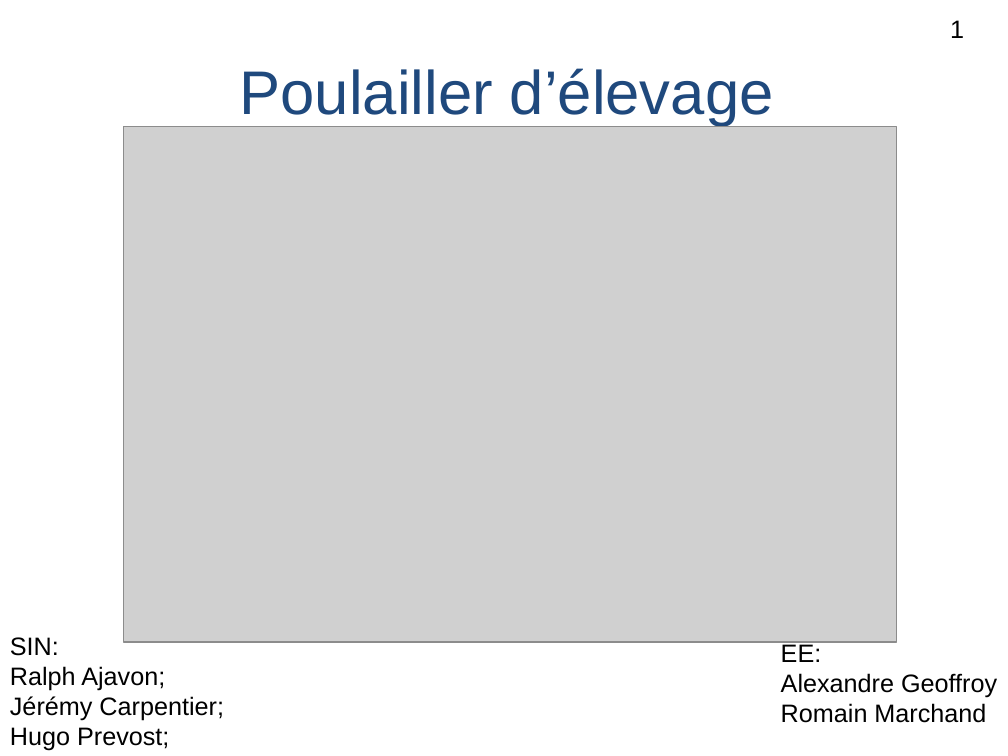
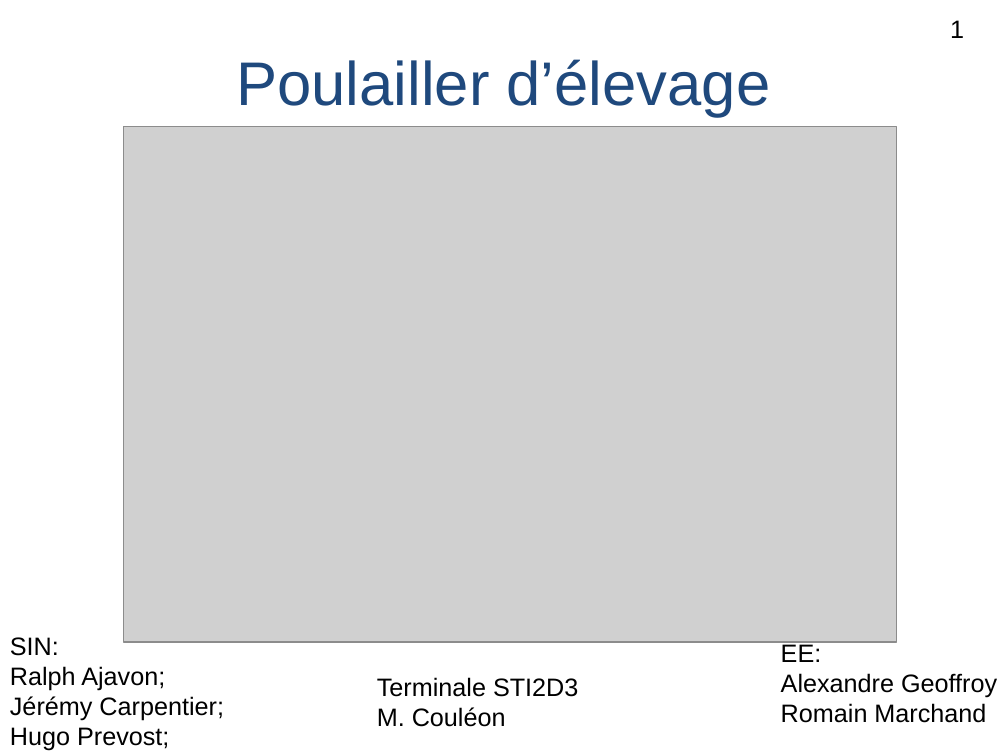
Before and after one commit to lesliesam96/Projet-STI2D, a slide deck: slide 1 of Ralph/Diapo Poulailler.ppt. Drawn at 1008x756 pixels with LibreOffice and Linux fonts; fonts in the diff are those of the drawing; grey boxes stand for pictures. Boxes give left, top, right and bottom in pixels: in the first picture for what was removed or moved away, otherwise in the second. Text is boxed around its words. In the diff, an @@ line names an element or a change of style, - is before the commit and + after.

```diff
--- a/Ralph/Diapo Poulailler.ppt
+++ b/Ralph/Diapo Poulailler.ppt
@@ title "Poulailler d’élevage": place and size @@
-title "Poulailler d’élevage" at [240, 68, 774, 125]
+title "Poulailler d’élevage" at [236, 59, 771, 117]
@@ text added at [377, 677, 578, 727], 18 pt, text #000000 @@
+Terminale STI2D3
+M. Couléon
```
Also in this commit, not shown: 6 other slides changed, 2 slides added, 1 slide removed, 3 other files.
